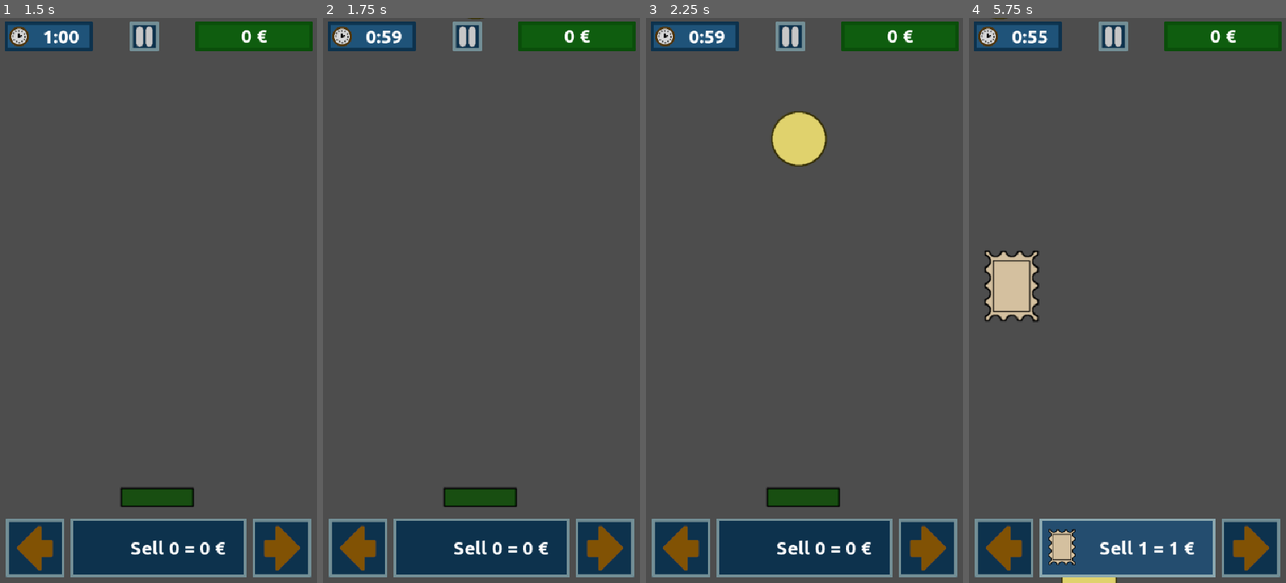
Above: before the commit, frames 1-4 (left to right).
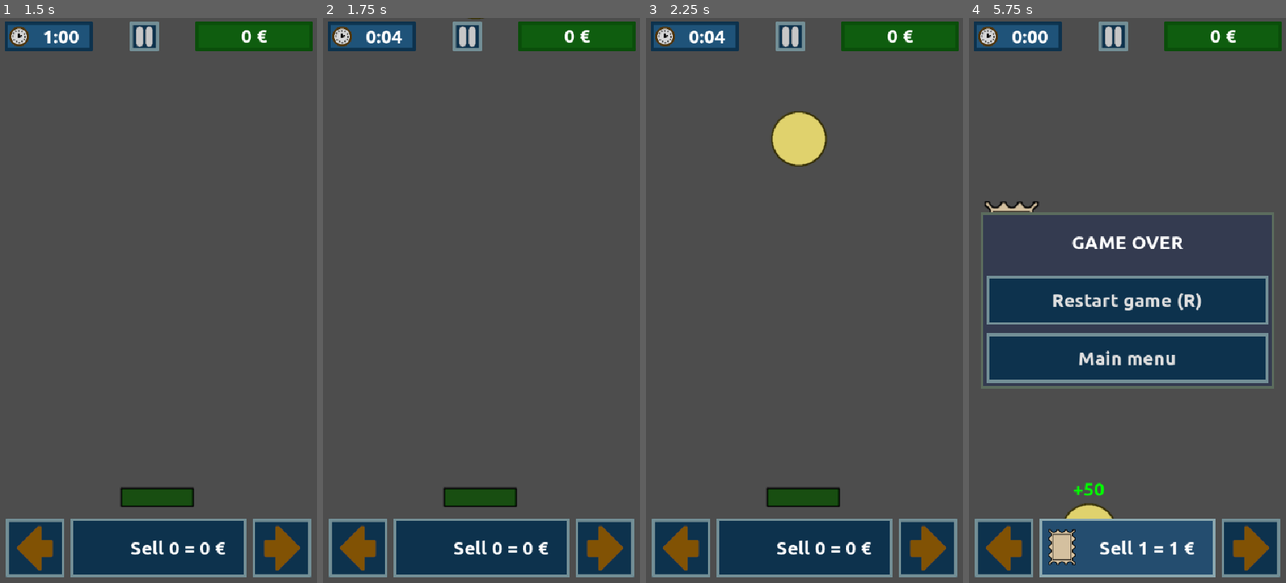
Above: after the commit, the same moments.

Repository: moisesjbc/la-kolektanto
Game: Godot game, scene res://menus/main_menu/main_menu.tscn
Same seed, same stepped clock (60 frames per second), same inputs: the game is played once before the commit and once after it.
Inputs (mouse positions are in pixels of both pictures, inside the frame that each line leads up to):
- Up to frame 1 (1.5 s): click "Play" at 0.5 s; click (34, 549) at 1.25 s
- Up to frame 2 (1.75 s): no input
- Up to frame 3 (2.25 s): click "Sell 0 = 0 €" at 2 s
- Up to frame 4 (5.75 s): tap Enter at 2.75 s; hold Right (ui_right) 2.78-3.53 s; tap R every 0.75 s from 2.85 to 5.1 s; hold Left (ui_left) 3.53-4.28 s; hold Right (ui_right) from 4.28 s (still down)

Frame 1 is identical in both runs. In frame 2, less than 0.1% of the frame differs, in the area x 18-26%, y 2-5%; in frame 3, less than 0.1%; in frame 4, 30%, in the area x 3-97%, y 0-100%.

Commit message:
Add game over sound

Diff:
--- a/godot-project/gameplay/gui/game_over/game_over.gd
+++ b/godot-project/gameplay/gui/game_over/game_over.gd
@@ -4,6 +4,7 @@
 func start() -> void:
 	get_tree().paused = true
 	visible = true
+	$game_over.play()
 
 func restart_game() -> void:
 	unpause()
--- a/godot-project/gameplay/gui/game_over/game_over.tscn
+++ b/godot-project/gameplay/gui/game_over/game_over.tscn
@@ -1,9 +1,10 @@
-[gd_scene load_steps=5 format=3 uid="uid://3darbcdj8rf"]
+[gd_scene load_steps=6 format=3 uid="uid://3darbcdj8rf"]
 
 [ext_resource type="Script" uid="uid://ds0gj64jrh0nw" path="res://gameplay/gui/game_over/game_over.gd" id="1_ypi5f"]
 [ext_resource type="FontFile" uid="uid://cjqm33jfi3sjh" path="res://fonts/Ubuntu-B.ttf" id="2_54slk"]
 [ext_resource type="PackedScene" uid="uid://bd40777jxmmm6" path="res://gui/panel/panel.tscn" id="2_dlc4o"]
 [ext_resource type="PackedScene" uid="uid://empygty13skr" path="res://gui/button/button.tscn" id="3_tj21e"]
+[ext_resource type="AudioStream" uid="uid://burytulkm1vee" path="res://gameplay/gui/game_over/game_over.wav" id="5_0r82w"]
 
 [node name="game_over" type="Control"]
 process_mode = 2
@@ -61,5 +62,10 @@
 size_flags_vertical = 3
 text = "Main menu"
 
+[node name="game_over" type="AudioStreamPlayer" parent="."]
+stream = ExtResource("5_0r82w")
+volume_db = -15.0
+bus = &"SFX"
+
 [connection signal="pressed" from="center_container/panel/margin_container/vbox_container/restart_game_button" to="." method="_on_restart_game_button_pressed"]
 [connection signal="pressed" from="center_container/panel/margin_container/vbox_container/main_menu_button" to="." method="_on_main_menu_button_pressed"]
--- a/godot-project/gameplay/main/main.gd
+++ b/godot-project/gameplay/main/main.gd
@@ -3,7 +3,7 @@
 signal time_elapsed(seconds_left: int)
 signal game_over
 
-var seconds_left: int = 60
+var seconds_left: int = 5
 
 
 func _on_countdown_timer_timeout() -> void:
--- a/godot-project/gameplay/player/player.tscn
+++ b/godot-project/gameplay/player/player.tscn
@@ -28,3 +28,4 @@
 [node name="sell" type="AudioStreamPlayer" parent="."]
 stream = ExtResource("4_011tu")
 volume_db = -20.0
+bus = &"SFX"
Not shown, added: godot-project/gameplay/gui/game_over/game_over.wav.import
Not shown, added: godot-project/gameplay/gui/game_over/game_over.wav
